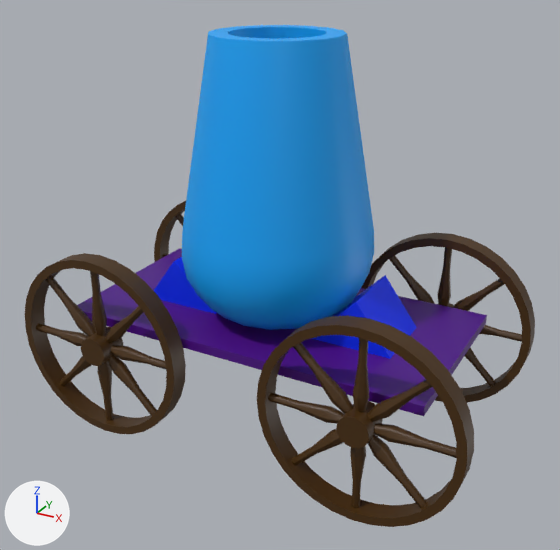
Before and after pictures for a commit that changed the FBX model Assets/Art/Cannons_Models/Gun01.fbx.
One viewpoint serves both versions: a 50 mm camera at (3.64, -6.57, 1.83) aimed at (0.09, -0.11, -1.39). Arrows for +X, +Y and +Z are at lower left; the lights stay in place. Where no turn or scale is listed for an object, it has been applied to the vertices.

The older version as bpy lines, for what is in view:
```python
me_cylinder = bpy.data.meshes.new('Cylinder')
me_cylinder.from_pydata(...)  # 160 vertices, 146 faces; spans x -1.0..1.0, y -1.0..1.0, z -1.89..1.0
me_cylinder.materials.append(mat_base01)  # picture img_gun01_base01_basecolor_png
me_cylinder_002 = bpy.data.meshes.new('Cylinder.002')
me_cylinder_002.from_pydata(...)  # 832 vertices, 676 faces; spans x -1.0..1.0, y -1.31..1.31, z -1.0..1.0
me_cylinder_002.materials.append(mat_base01)  # picture img_gun01_base01_basecolor_png
me_cylinder_004 = bpy.data.meshes.new('Cylinder.004')
me_cylinder_004.from_pydata(...)  # 832 vertices, 676 faces; spans x -1.0..1.0, y -1.31..1.31, z -1.0..1.0
me_cylinder_004.materials.append(mat_base01)  # picture img_gun01_base01_basecolor_png
ob_cylinder = bpy.data.objects.new('Cylinder', me_cylinder)
ob_cylinder.location = (0.0, 0.0, 0.0)
ob_cylinder_002 = bpy.data.objects.new('Cylinder.002', me_cylinder_002)
ob_cylinder_002.location = (-1.47, 0.0, -2.14)
ob_cylinder_020 = bpy.data.objects.new('Cylinder.020', me_cylinder_004)
ob_cylinder_020.location = (1.47, 0.0, -2.14)
# also in view: 'Cylinder.026' at (0.0, 0.0, -1.63); 'Plane' at (0.0, 0.0, -1.94)
```
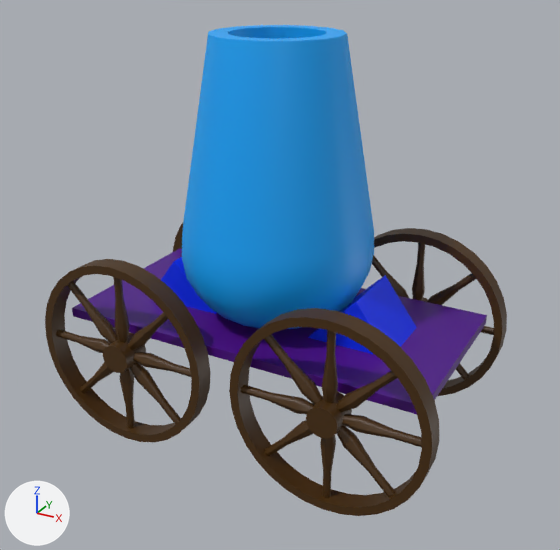
Location of each change, [x1, y1, x2, y2] in pixels of the pictures (560 x 550 px):
'Cylinder.020', moved
    before: [257, 233, 535, 527]
    after: [229, 228, 507, 516]
'Cylinder.002', moved
    before: [25, 201, 186, 434]
    after: [45, 223, 211, 442]

The change, as a list of edits to the scene's bpy script:
```text
Change ob_cylinder_002:
    ob_cylinder_002.location: (-1.47, 0.0, -2.14) -> (-1.17, 0.0, -2.14)
Change ob_cylinder_020:
    ob_cylinder_020.location: (1.47, 0.0, -2.14) -> (1.17, 0.0, -2.14)
```
